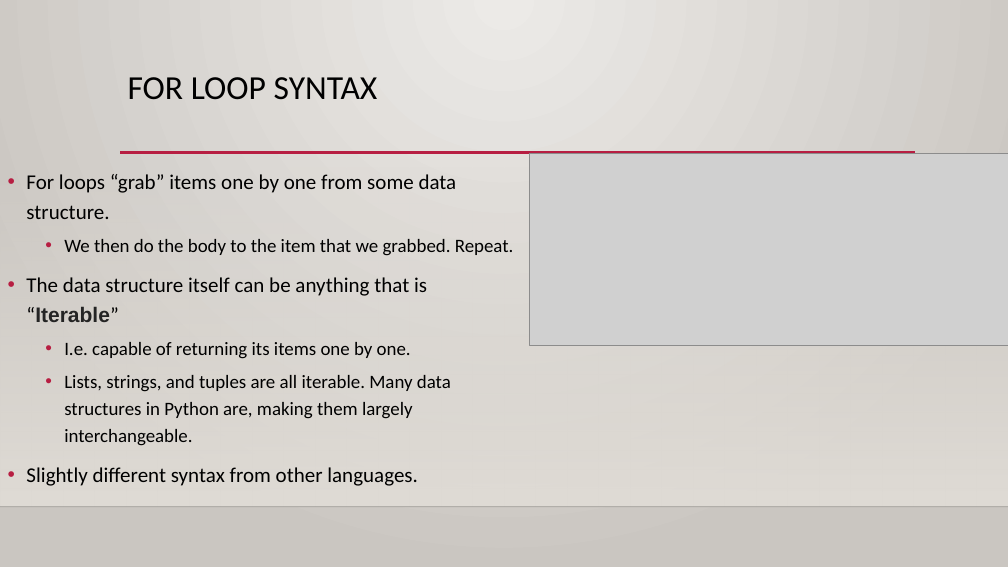
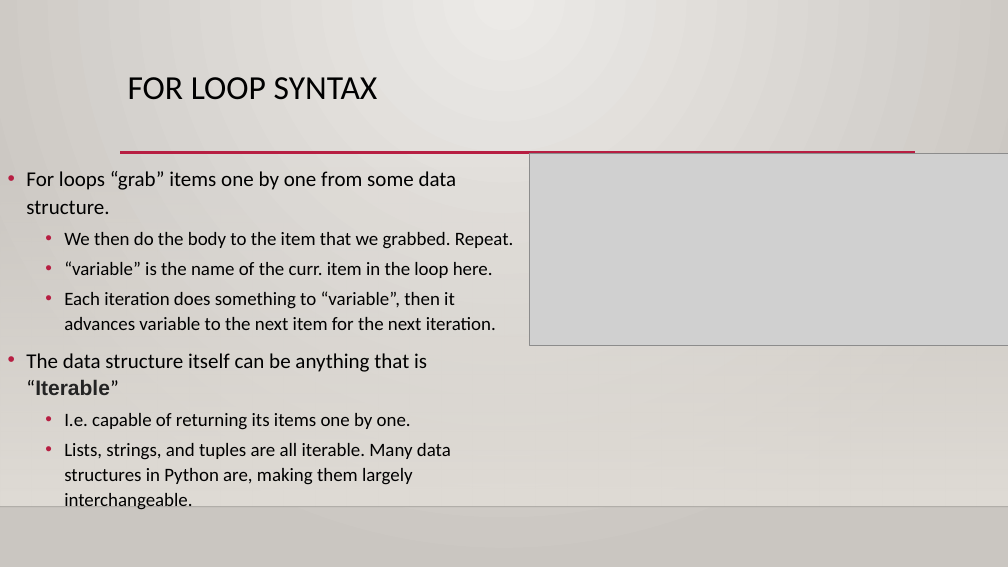
Before and after one commit to AkeemSemperDataScience/Programming_Basics_for_Machine_Learning_Students, a slide deck: slide 13 of reference_material/slides/003_loops.pptx (slide 7 before the commit). Drawn at 1008x567 pixels with LibreOffice and Linux fonts; fonts in the diff are those of the drawing; grey boxes stand for pictures; background and template pictures are left out. Boxes give left, top, right and bottom in pixels: in the first picture for what was removed or moved away, otherwise in the second. Text is boxed around its words. In the diff, an @@ line names an element or a change of style, - is before the commit and + after.

```diff
--- a/reference_material/slides/003_loops.pptx
+++ b/reference_material/slides/003_loops.pptx
@@ text at (26,171,514,510): line spacing 1.2 to 1.1 @@
@@ text at (64,261,496,330): paragraphs added @@
+  • “variable” is the name of the curr. item in the loop here.
+  • Each iteration does something to “variable”, then it advances variable to the next item for the next iteration.
@@ text at (26,467,418,486): paragraph removed @@
-• Slightly different syntax from other languages.
```
Also in this commit, not shown: 8 other slides changed, 8 slides added, 1 other file.
